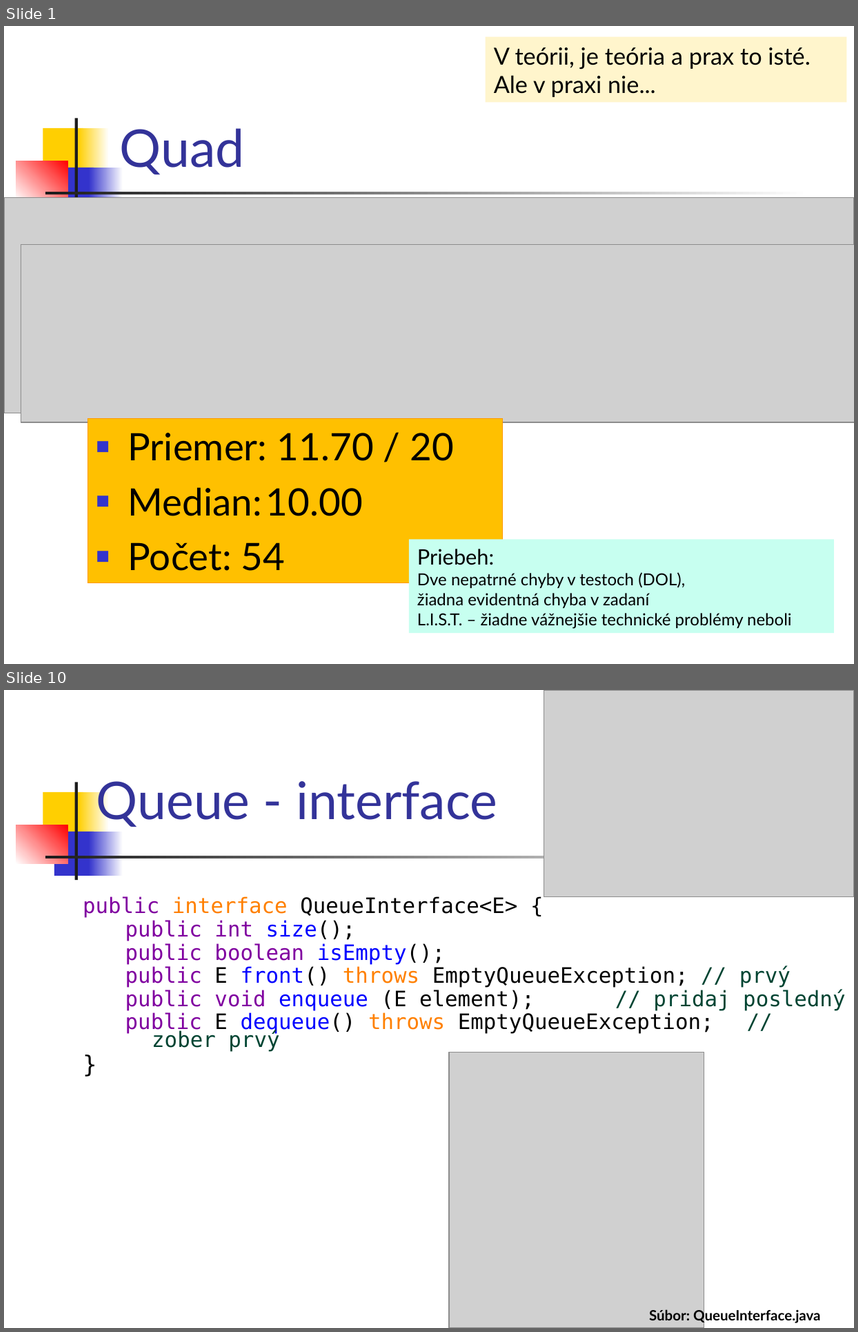
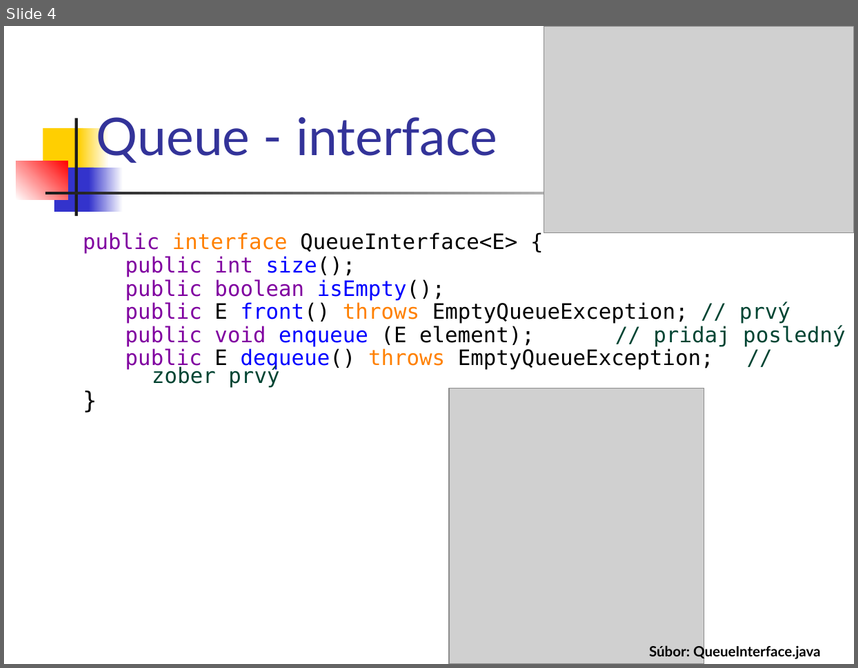
Before and after one commit to Programovanie4/Prednasky, a slide deck: 06/06_java_intro.ppt. Shown one above the other, each under a label of ours: slides 1 and 10 before the commit, slide 4 after it; the slides between them are not shown. The pictures are 858x1332 and 858x668 pixels, drawn with LibreOffice and Linux fonts; fonts in the diff are those of the drawing; grey boxes stand for pictures. Boxes give left, top, right and bottom in pixels: in the first picture for what was removed or moved away, otherwise in the second. Text is boxed around its words. In the diff, an @@ line names an element or a change of style, - is before the commit and + after.

```diff
--- a/06/06_java_intro.ppt
+++ b/06/06_java_intro.ppt
@@ slide 1 removed at bbox=[4, 26, 854, 664], background #FFFFFF; not listed: 7 template elements that a slide beside it also shows @@
@@ rectangle removed at bbox=[485, 37, 846, 103] @@
-V teórii, je teória a prax to isté.
-Ale v praxi nie...
@@ title removed at bbox=[119, 128, 244, 174] @@
-Quad
@@ picture removed at bbox=[4, 198, 854, 413] @@
@@ picture removed at bbox=[21, 245, 854, 422] @@
@@ rectangle removed at bbox=[87, 419, 502, 583] @@
-■ Priemer: 11.70 / 20
-■ Median: 10.00
-■ Počet: 54
@@ rectangle removed at bbox=[408, 539, 833, 632] @@
-Priebeh:
-Dve nepatrné chyby v testoch (DOL),
-žiadna evidentná chyba v zadaní
-L.I.S.T. – žiadne vážnejšie technické problémy neboli
@@ what was slide 10 is now slide 4 @@
```
Also in this commit, not shown: 2 slides changed, 3 slides added, 12 other slides removed, 4 other files.
